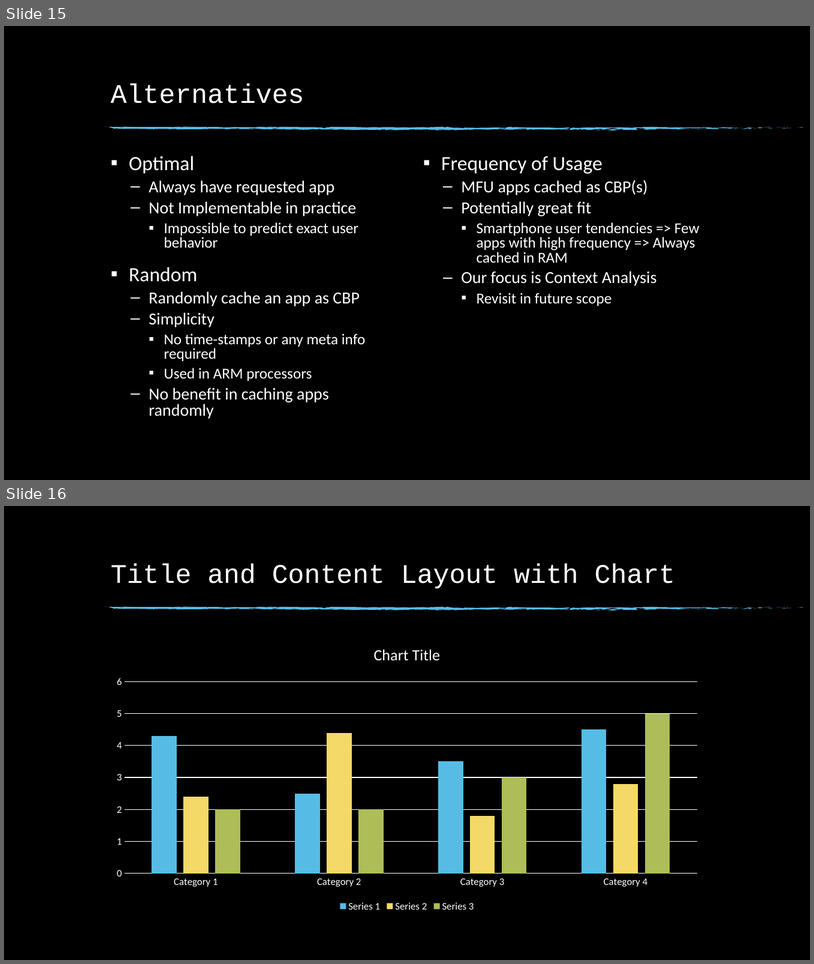
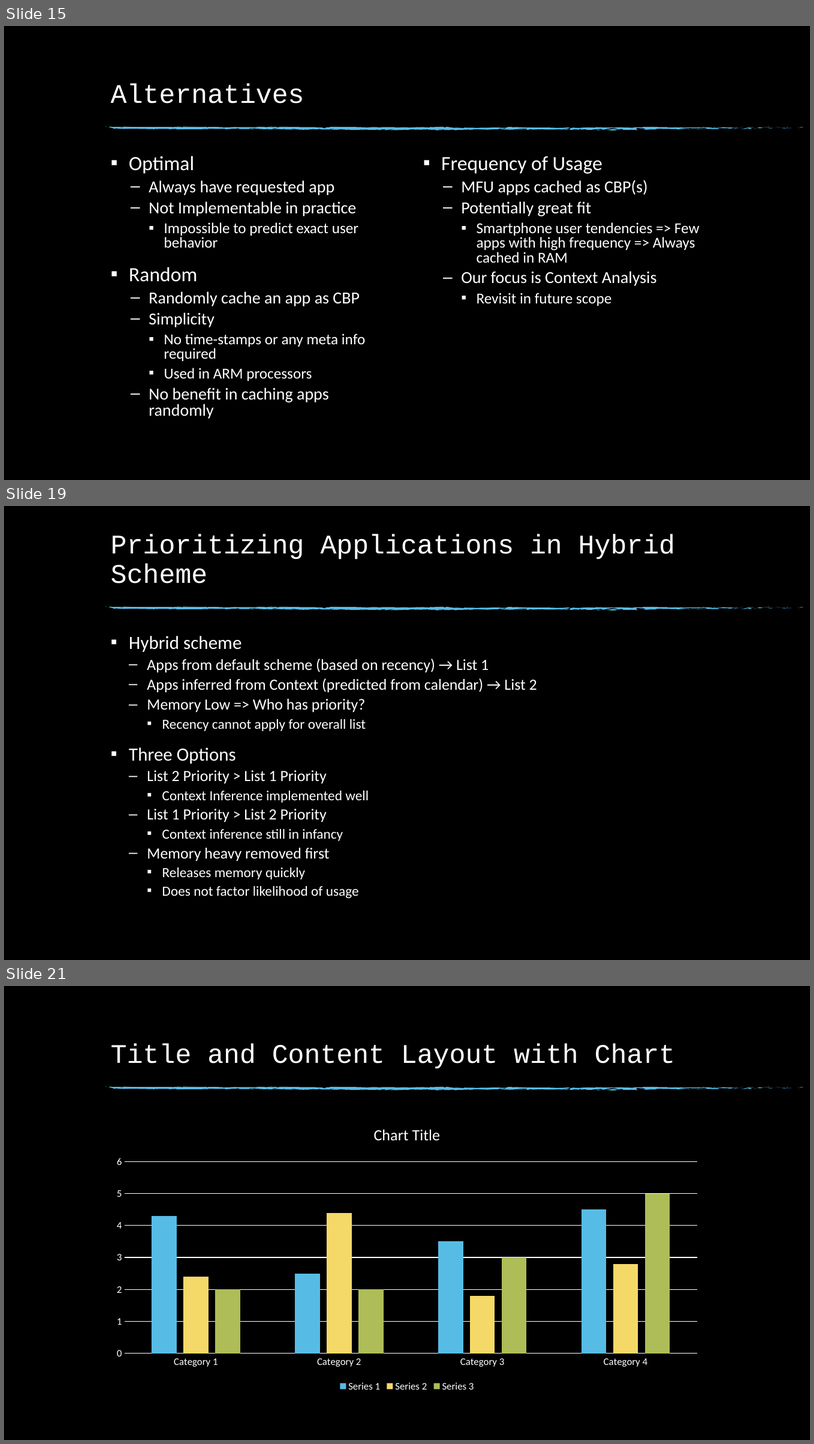
Before and after one commit to Buzz-Lightyear/ThesisDocuments, a slide deck: Thesis Presentation.pptx. Shown one above the other, each under a label of ours: slides 15 and 16 before the commit, slides 15, 19 and 21 after it; the slides between them are not shown. The pictures are 814x964 and 814x1444 pixels, drawn with LibreOffice and Linux fonts; fonts in the diff are those of the drawing; background and template pictures are left out. Boxes give left, top, right and bottom in pixels: in the first picture for what was removed or moved away, otherwise in the second. Text is boxed around its words. In the diff, an @@ line names an element or a change of style, - is before the commit and + after.

```diff
--- a/Thesis Presentation.pptx
+++ b/Thesis Presentation.pptx
@@ slide 19 added at (4,506,810,960), background picture (left out); not listed: 74 template elements that a slide beside it also shows @@
@@ title added at (111,534,675,583), 32 pt, text #FFFFFF @@
+Prioritizing Applications in Hybrid Scheme
@@ text added at (129,636,537,898), 18.5 pt, text #FFFFFF @@
+▪ Hybrid scheme
+  – Apps from default scheme (based on recency) → List 1
+  – Apps inferred from Context (predicted from calendar) → List 2
+  – Memory Low => Who has priority?
+    ▪ Recency cannot apply for overall list
+▪ Three Options
+  – List 2 Priority > List 1 Priority
+    ▪ Context Inference implemented well
+  – List 1 Priority > List 2 Priority
+    ▪ Context inference still in infancy
+  – Memory heavy removed first
+    ▪ Releases memory quickly
+    ▪ Does not factor likelihood of usage
@@ what was slide 16 is now slide 21 @@
```
Also in this commit, not shown: 4 other slides added.
